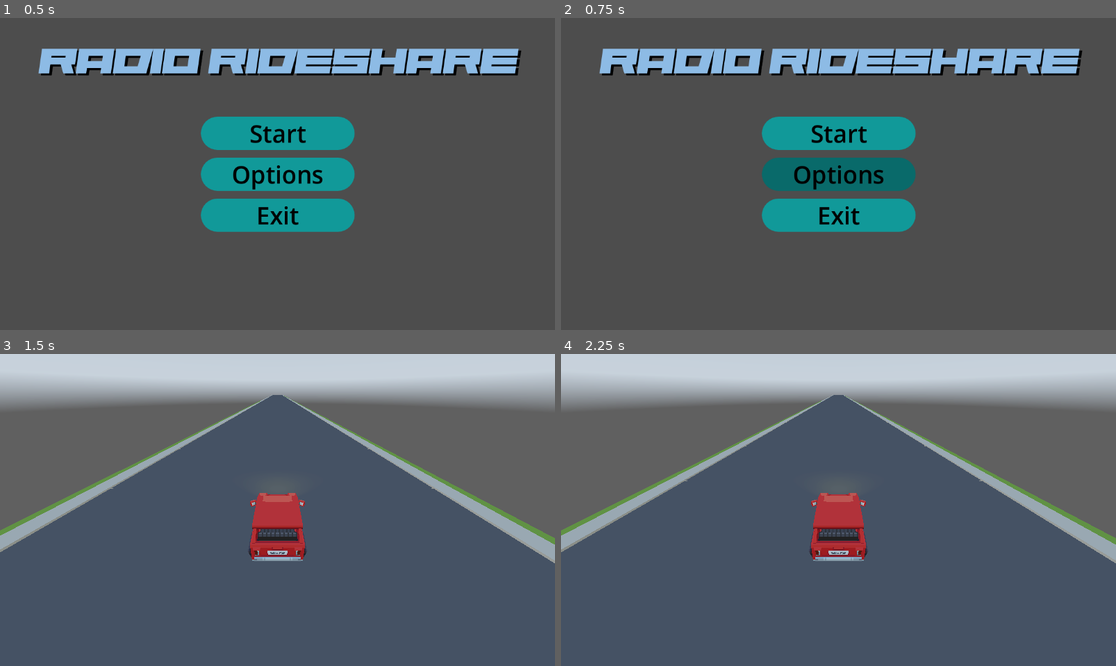
Above: before the commit, frames 1-4 (two rows, left to right).
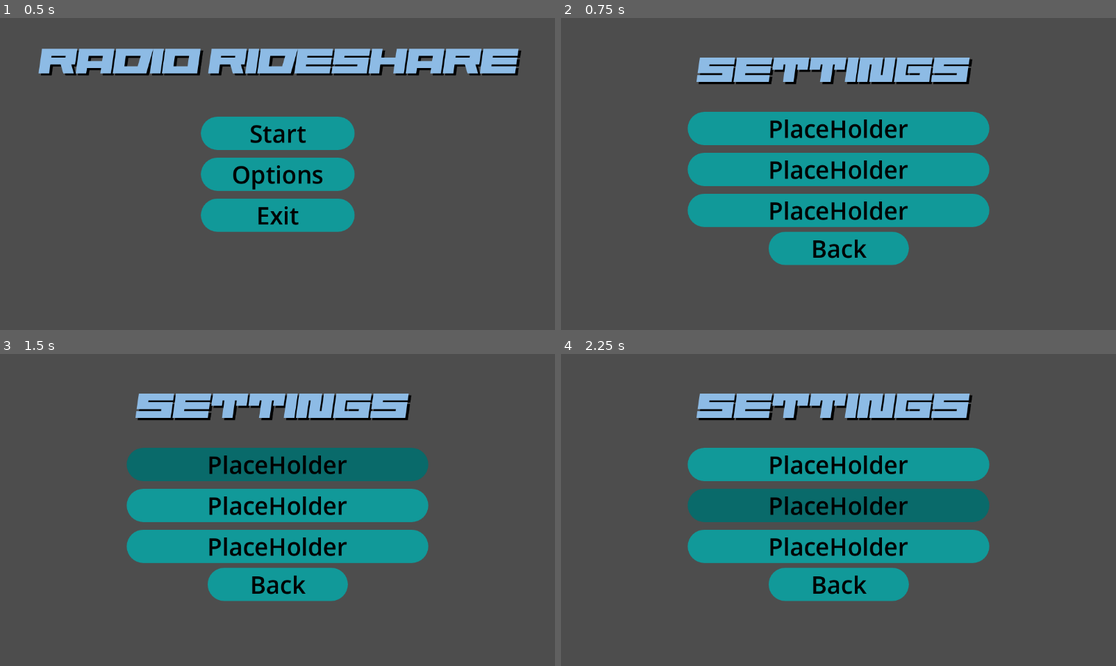
Above: after the commit, the same moments.

Repository: Calverin/Radio-Rideshare
Game: Godot game, scene res://Scenes/main_menu.tscn
Two runs of this game, one before a commit and one after it. Both use one fixed random seed, a clock stepped at 60 frames per second and the inputs below. This scene is started directly instead of the project's main scene. A sky picture missing from this copy of the repository is replaced by a grey-blue gradient.
Inputs (mouse positions are in pixels of both pictures, inside the frame that each line leads up to):
- Up to frame 1 (0.5 s): no input
- Up to frame 2 (0.75 s): click "Options" at 0.5 s
- Up to frame 3 (1.5 s): click (277, 463) at 1.25 s, where only the run after the commit has a clickable "PlaceHolder"
- Up to frame 4 (2.25 s): click (838, 506) at 2 s, where only the run after the commit has a clickable "PlaceHolder"

Frame 1 is identical in both runs. In frame 2, 24% of the frame differs, in the area x 6-94%, y 9-80%; in frame 3, 42%, in the area x 0-100%, y 0-80%; in frame 4, 42%.

Commit message:
Basic menu/settings actually work now!

Diff:
--- /dev/null
+++ b/Scenes/settings.tscn
@@ -0,0 +1,162 @@
+[gd_scene load_steps=9 format=3 uid="uid://db3nkcvsu28om"]
+
+[ext_resource type="FontFile" uid="uid://ckg6xhwdilxv" path="res://Assets/Fonts/Starbirl.otf" id="1_5c5pu"]
+
+[sub_resource type="GDScript" id="GDScript_ycv7y"]
+script/source = "extends Control
+
+
+# Called when the node enters the scene tree for the first time.
+func _ready():
+	pass # Replace with function body.
+
+
+# Called every frame. 'delta' is the elapsed time since the previous frame.
+func _process(delta):
+	pass
+
+
+func _on_back_button_pressed():
+	get_tree().change_scene_to_file(\"res://Scenes/main_menu.tscn\")
+"
+
+[sub_resource type="StyleBoxEmpty" id="StyleBoxEmpty_ejccn"]
+
+[sub_resource type="StyleBoxFlat" id="StyleBoxFlat_1ye7y"]
+bg_color = Color(0.0367415, 0.416737, 0.416717, 1)
+corner_radius_top_left = 50
+corner_radius_top_right = 50
+corner_radius_bottom_right = 50
+corner_radius_bottom_left = 50
+
+[sub_resource type="StyleBoxFlat" id="StyleBoxFlat_ng523"]
+bg_color = Color(0.0100733, 0.214333, 0.214316, 1)
+border_color = Color(0.8, 0.8, 0.8, 0)
+corner_radius_top_left = 50
+corner_radius_top_right = 50
+corner_radius_bottom_right = 50
+corner_radius_bottom_left = 50
+
+[sub_resource type="StyleBoxFlat" id="StyleBoxFlat_1k4qx"]
+bg_color = Color(0.0666667, 0.6, 0.6, 1)
+corner_radius_top_left = 50
+corner_radius_top_right = 50
+corner_radius_bottom_right = 50
+corner_radius_bottom_left = 50
+
+[sub_resource type="StyleBoxEmpty" id="StyleBoxEmpty_erhu3"]
+
+[sub_resource type="StyleBoxEmpty" id="StyleBoxEmpty_x7mtd"]
+
+[node name="Settings" type="Control"]
+layout_mode = 3
+anchors_preset = 15
+anchor_right = 1.0
+anchor_bottom = 1.0
+grow_horizontal = 2
+grow_vertical = 2
+script = SubResource("GDScript_ycv7y")
+
+[node name="VBoxContainer" type="VBoxContainer" parent="."]
+layout_mode = 1
+anchors_preset = 8
+anchor_left = 0.5
+anchor_top = 0.5
+anchor_right = 0.5
+anchor_bottom = 0.5
+offset_left = -313.0
+offset_top = -129.0
+offset_right = 313.0
+offset_bottom = 129.0
+grow_horizontal = 2
+grow_vertical = 2
+theme_override_constants/separation = 16
+
+[node name="PlaceHolder" type="Button" parent="VBoxContainer"]
+layout_mode = 2
+theme_override_colors/font_hover_color = Color(0, 0, 0, 1)
+theme_override_colors/font_pressed_color = Color(0, 0, 0, 1)
+theme_override_colors/font_focus_color = Color(0, 0, 0, 1)
+theme_override_colors/font_color = Color(0, 0, 0, 1)
+theme_override_font_sizes/font_size = 50
+theme_override_styles/focus = SubResource("StyleBoxEmpty_ejccn")
+theme_override_styles/hover = SubResource("StyleBoxFlat_1ye7y")
+theme_override_styles/pressed = SubResource("StyleBoxFlat_ng523")
+theme_override_styles/normal = SubResource("StyleBoxFlat_1k4qx")
+text = "PlaceHolder"
+
+[node name="PlaceHolder2" type="Button" parent="VBoxContainer"]
+layout_mode = 2
+theme_override_colors/font_hover_color = Color(0, 0, 0, 1)
+theme_override_colors/font_pressed_color = Color(0, 0, 0, 1)
+theme_override_colors/font_focus_color = Color(0, 0, 0, 1)
+theme_override_colors/font_color = Color(0, 0, 0, 1)
+theme_override_font_sizes/font_size = 50
+theme_override_styles/focus = SubResource("StyleBoxEmpty_erhu3")
+theme_override_styles/hover = SubResource("StyleBoxFlat_1ye7y")
+theme_override_styles/pressed = SubResource("StyleBoxFlat_ng523")
+theme_override_styles/normal = SubResource("StyleBoxFlat_1k4qx")
+text = "PlaceHolder"
+
+[node name="PlaceHolder3" type="Button" parent="VBoxContainer"]
+layout_mode = 2
+theme_override_colors/font_hover_color = Color(0, 0, 0, 1)
+theme_override_colors/font_pressed_color = Color(0, 0, 0, 1)
+theme_override_colors/font_focus_color = Color(0, 0, 0, 1)
+theme_override_colors/font_color = Color(0, 0, 0, 1)
+theme_override_font_sizes/font_size = 50
+theme_override_styles/focus = SubResource("StyleBoxEmpty_x7mtd")
+theme_override_styles/hover = SubResource("StyleBoxFlat_1ye7y")
+theme_override_styles/pressed = SubResource("StyleBoxFlat_ng523")
+theme_override_styles/normal = SubResource("StyleBoxFlat_1k4qx")
+text = "PlaceHolder
+"
+
+[node name="Label" type="Label" parent="."]
+layout_mode = 1
+anchors_preset = 8
+anchor_left = 0.5
+anchor_top = 0.5
+anchor_right = 0.5
+anchor_bottom = 0.5
+offset_left = -295.5
+offset_top = -254.0
+offset_right = 295.5
+offset_bottom = -173.0
+grow_horizontal = 2
+grow_vertical = 2
+theme_override_colors/font_color = Color(0.552941, 0.733333, 0.898039, 1)
+theme_override_colors/font_shadow_color = Color(0, 0, 0, 1)
+theme_override_constants/line_spacing = 5
+theme_override_constants/shadow_offset_x = 5
+theme_override_constants/shadow_offset_y = 4
+theme_override_fonts/font = ExtResource("1_5c5pu")
+theme_override_font_sizes/font_size = 75
+text = "Settings"
+
+[node name="Back" type="Button" parent="."]
+layout_mode = 1
+anchors_preset = 8
+anchor_left = 0.5
+anchor_top = 0.5
+anchor_right = 0.5
+anchor_bottom = 0.5
+offset_left = -145.5
+offset_top = 120.0
+offset_right = 145.5
+offset_bottom = 189.0
+grow_horizontal = 2
+grow_vertical = 2
+theme_override_colors/font_hover_color = Color(0, 0, 0, 1)
+theme_override_colors/font_pressed_color = Color(0, 0, 0, 1)
+theme_override_colors/font_focus_color = Color(0, 0, 0, 1)
+theme_override_colors/font_color = Color(0, 0, 0, 1)
+theme_override_font_sizes/font_size = 50
+theme_override_styles/focus = SubResource("StyleBoxEmpty_x7mtd")
+theme_override_styles/hover = SubResource("StyleBoxFlat_1ye7y")
+theme_override_styles/pressed = SubResource("StyleBoxFlat_ng523")
+theme_override_styles/normal = SubResource("StyleBoxFlat_1k4qx")
+text = "Back
+"
+
+[connection signal="pressed" from="Back" to="." method="_on_back_button_pressed"]
--- a/Scripts/main_menu.gd
+++ b/Scripts/main_menu.gd
@@ -16,7 +16,7 @@
 
 
 func _on_options_button_pressed():
-	print("bro this does nothing yet")
+	get_tree().change_scene_to_file("res://Scenes/settings.tscn")
 
 
 func _on_exit_button_pressed():
--- /dev/null
+++ b/Scripts/settings.gd
@@ -0,0 +1,11 @@
+extends Node
+
+
+# Called when the node enters the scene tree for the first time.
+func _ready():
+	pass # Replace with function body.
+
+
+# Called every frame. 'delta' is the elapsed time since the previous frame.
+func _process(delta):
+	pass
Not shown: 8 places in Assets/Tiles/coloredtiles.tres that only renumber resources
